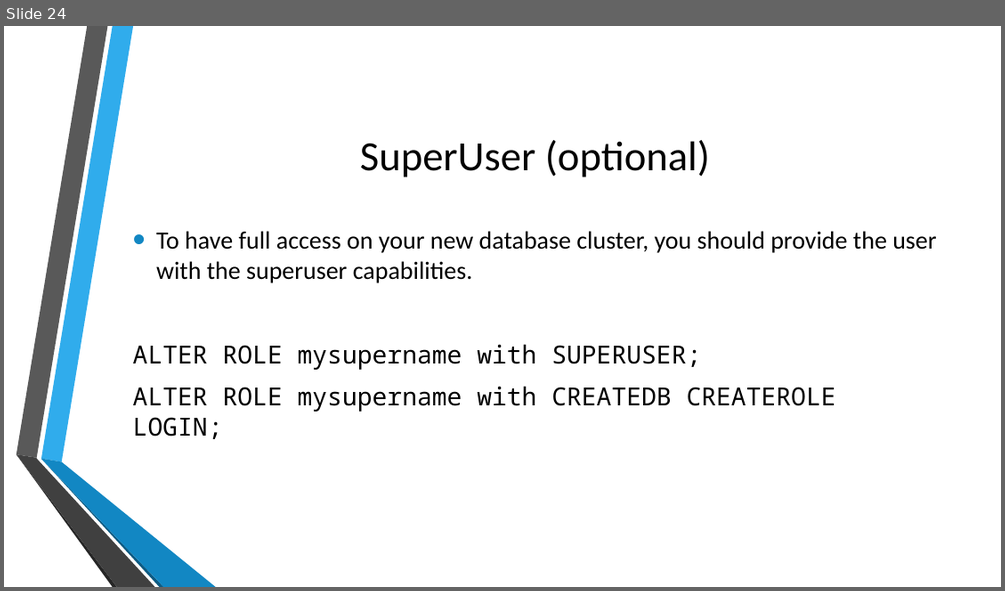
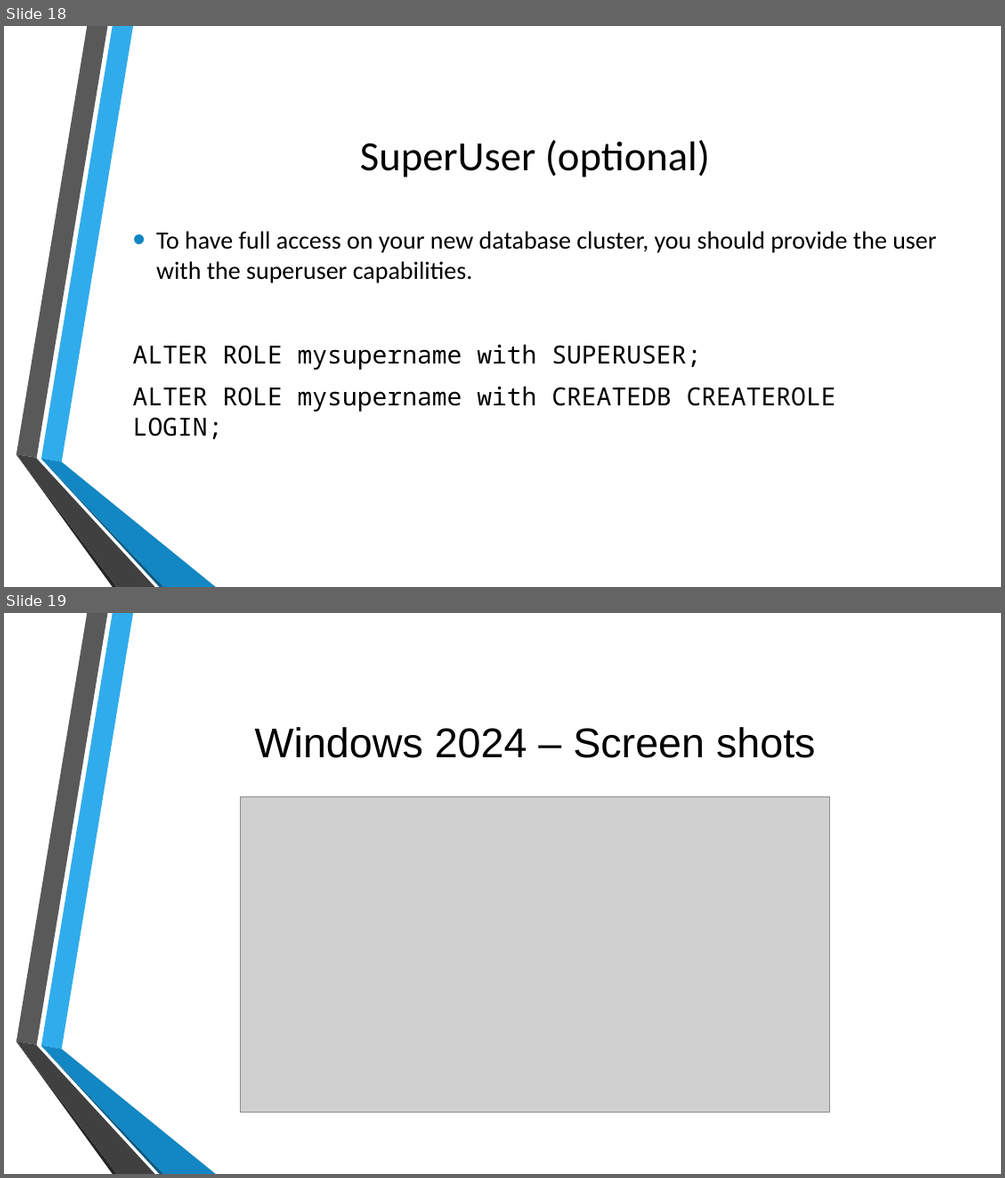
Before and after one commit to MGIS-UMN/GIS5577_week1, a slide deck: Setting_up_PostgreSQL.odp. Shown one above the other, each under a label of ours: slide 24 before the commit, slides 18 and 19 after it. The pictures are 1005x591 and 1005x1178 pixels, drawn with LibreOffice and Linux fonts; fonts in the diff are those of the drawing; grey boxes stand for pictures; background and template pictures are left out. Boxes give left, top, right and bottom in pixels: in the first picture for what was removed or moved away, otherwise in the second. Text is boxed around its words. In the diff, an @@ line names an element or a change of style, - is before the commit and + after.

```diff
--- a/Setting_up_PostgreSQL.odp
+++ b/Setting_up_PostgreSQL.odp
@@ slide 19 added at box(4, 613, 1001, 1174), background picture (left out); not listed: 6 template elements that a slide beside it also shows @@
@@ title added at box(255, 727, 815, 758), 40 pt, text #000000 @@
+Windows 2024 – Screen shots
@@ picture added at box(241, 797, 830, 1111) @@
@@ what was slide 24 is now slide 18 @@
```
Also in this commit, not shown: 3 other slides added, 6 slides removed, 1 other file.
